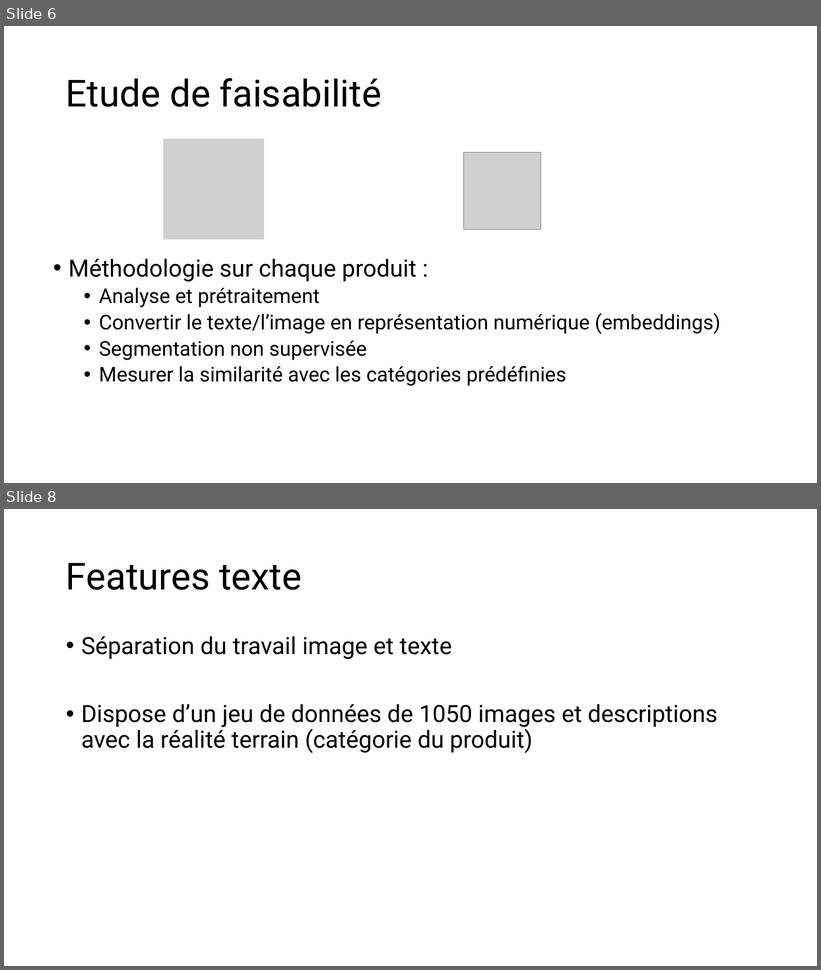
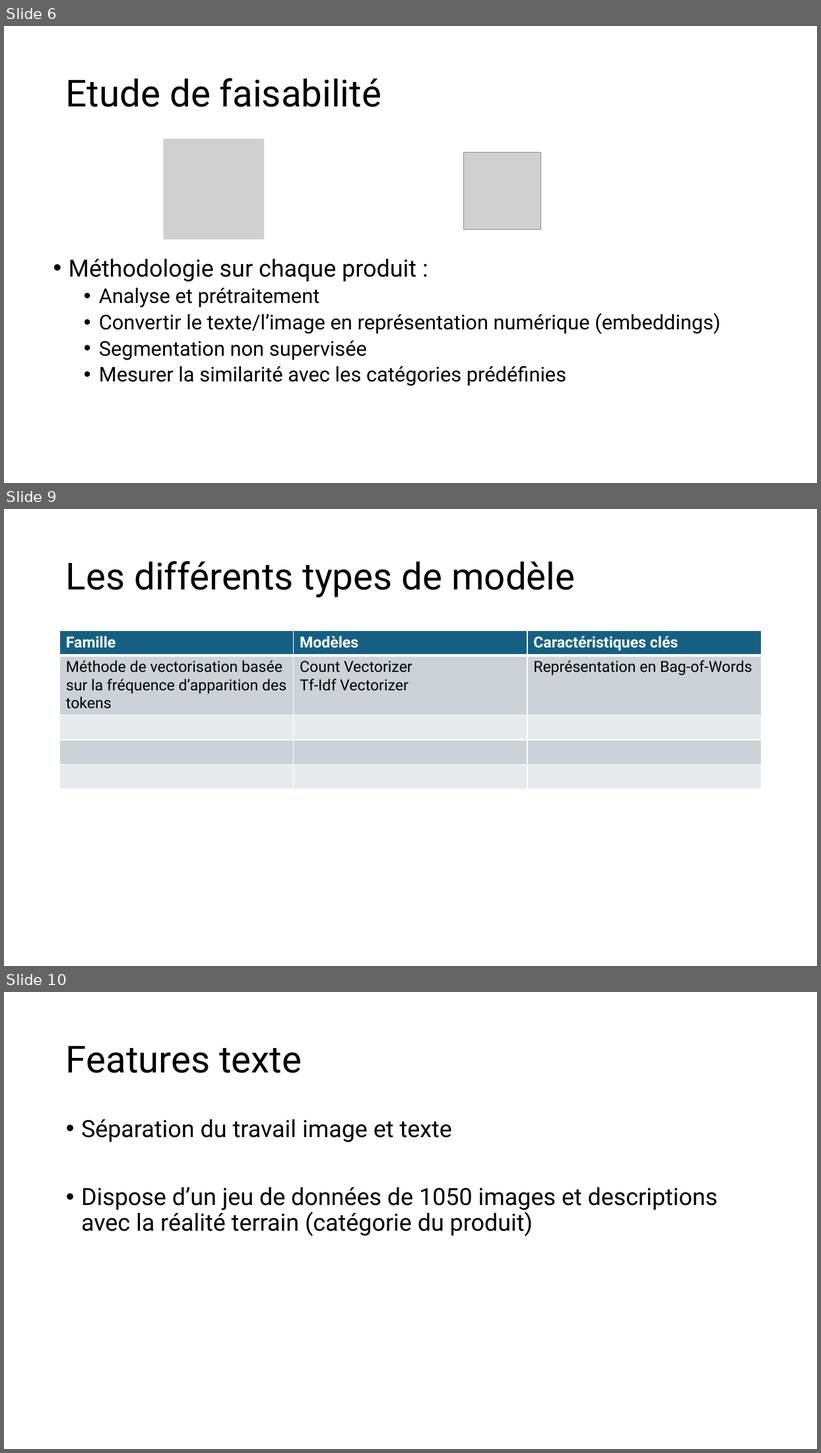
Before and after one commit to Hedredo/oc_projet_6, a slide deck: 5_presentation_072024.pptx. Shown one above the other, each under a label of ours: slides 6 and 8 before the commit, slides 6, 9 and 10 after it; the slides between them are not shown. The pictures are 821x970 and 821x1453 pixels, drawn with LibreOffice and Linux fonts; fonts in the diff are those of the drawing; grey boxes stand for pictures. Boxes give left, top, right and bottom in pixels: in the first picture for what was removed or moved away, otherwise in the second. Text is boxed around its words. In the diff, an @@ line names an element or a change of style, - is before the commit and + after.

```diff
--- a/5_presentation_072024.pptx
+++ b/5_presentation_072024.pptx
@@ slide 9 added at (4, 509, 817, 966), background #FFFFFF @@
@@ title added at (66, 561, 575, 597), 44 pt, text #000000 @@
+Les différents types de modèle
@@ table added at (60, 631, 761, 791), 5 rows, 3 columns @@
+Famille | Modèles | Caractéristiques clés
+Méthode de vectorisation basée sur la fréquence d’apparition des tokens | Count Vectorizer / Tf-Idf Vectorizer | Représentation en Bag-of-Words
+ |  | 
+ |  | 
+ |  | 
@@ what was slide 8 is now slide 10 @@
```
Also in this commit, not shown: 1 slide changed, 1 other slide added, 1 other file.
